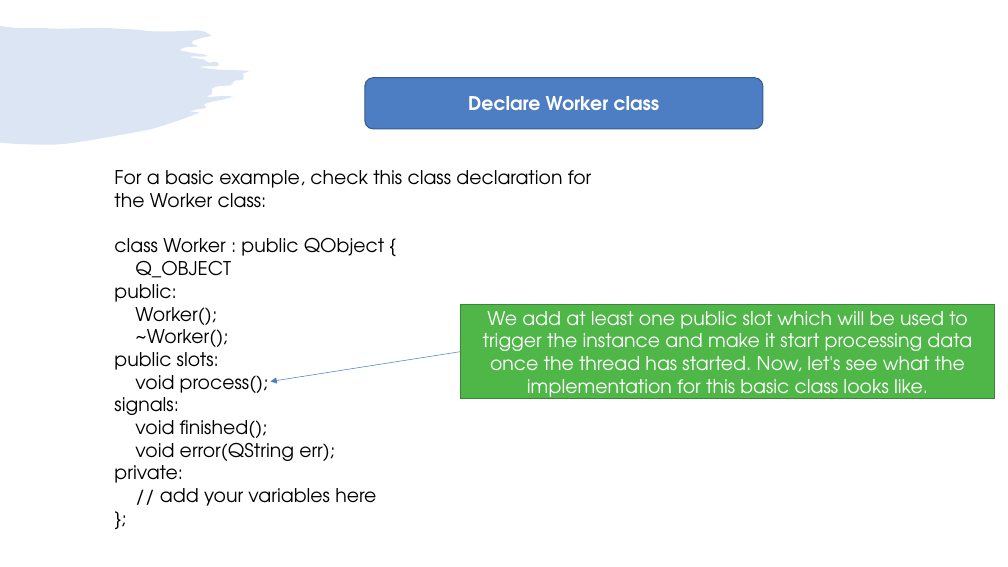
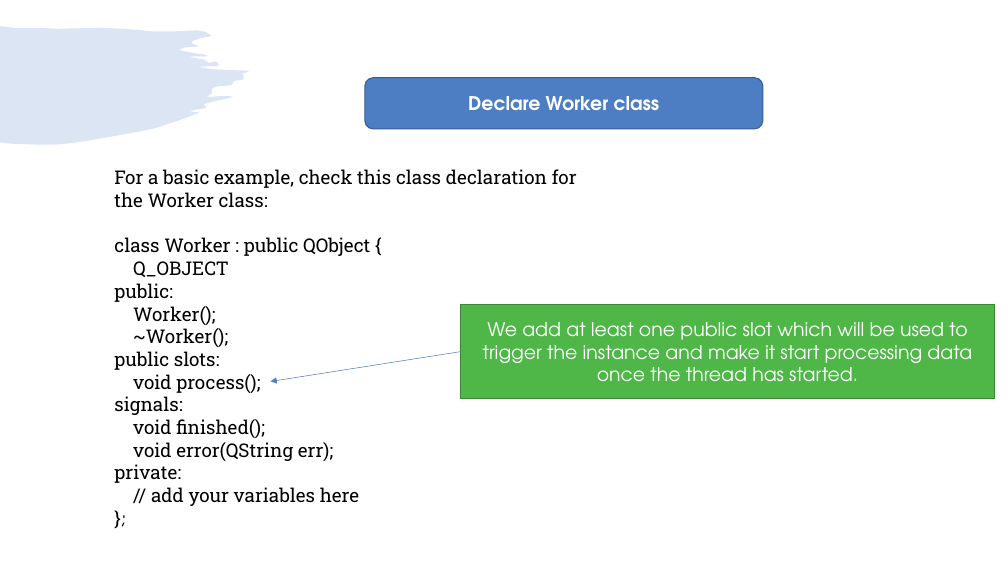
Before and after one commit to girishlande/QtProjects, a slide deck: slide 6 of MultithreadingInQT.pptx (slide 5 before the commit). Drawn at 1008x567 pixels with LibreOffice and Linux fonts; fonts in the diff are those of the drawing. Boxes give left, top, right and bottom in pixels: in the first picture for what was removed or moved away, otherwise in the second. Text is boxed around its words. In the diff, an @@ line names an element or a change of style, - is before the commit and + after.

```diff
--- a/MultithreadingInQT.pptx
+++ b/MultithreadingInQT.pptx
@@ text "For a basic example, check ..." at bbox=[114, 169, 577, 506]: font TeX Gyre Adventor to Roboto Slab @@
@@ text in rectangle at bbox=[483, 322, 972, 381]: text changed @@
-We add at least one public slot which will be used to trigger the instance and make it start processing data once the thread has started. Now, let's see what the implementation for this basic class looks like.
+We add at least one public slot which will be used to trigger the instance and make it start processing data once the thread has started.
```
Also in this commit, not shown: 9 other slides changed, 2 slides added, 1 slide removed, 1 other file.
